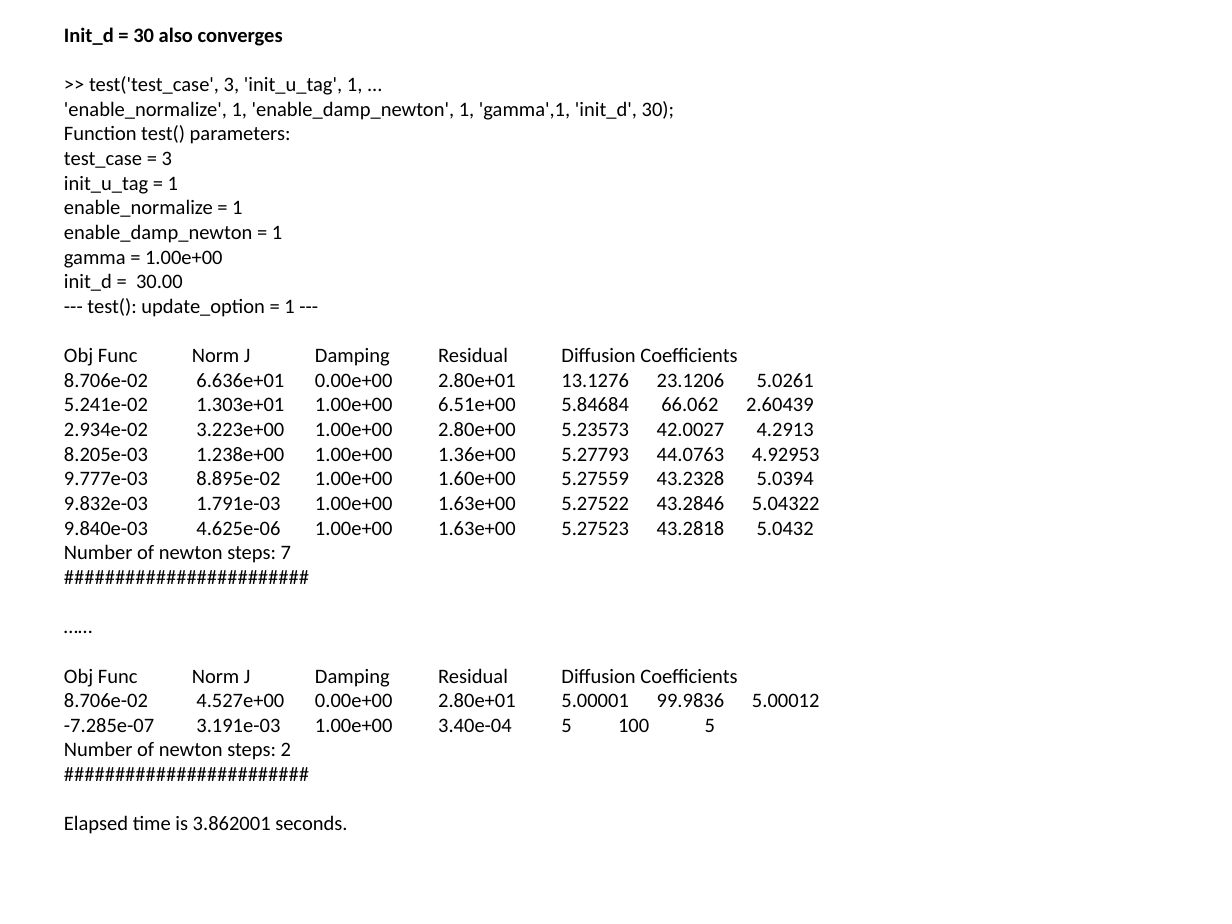
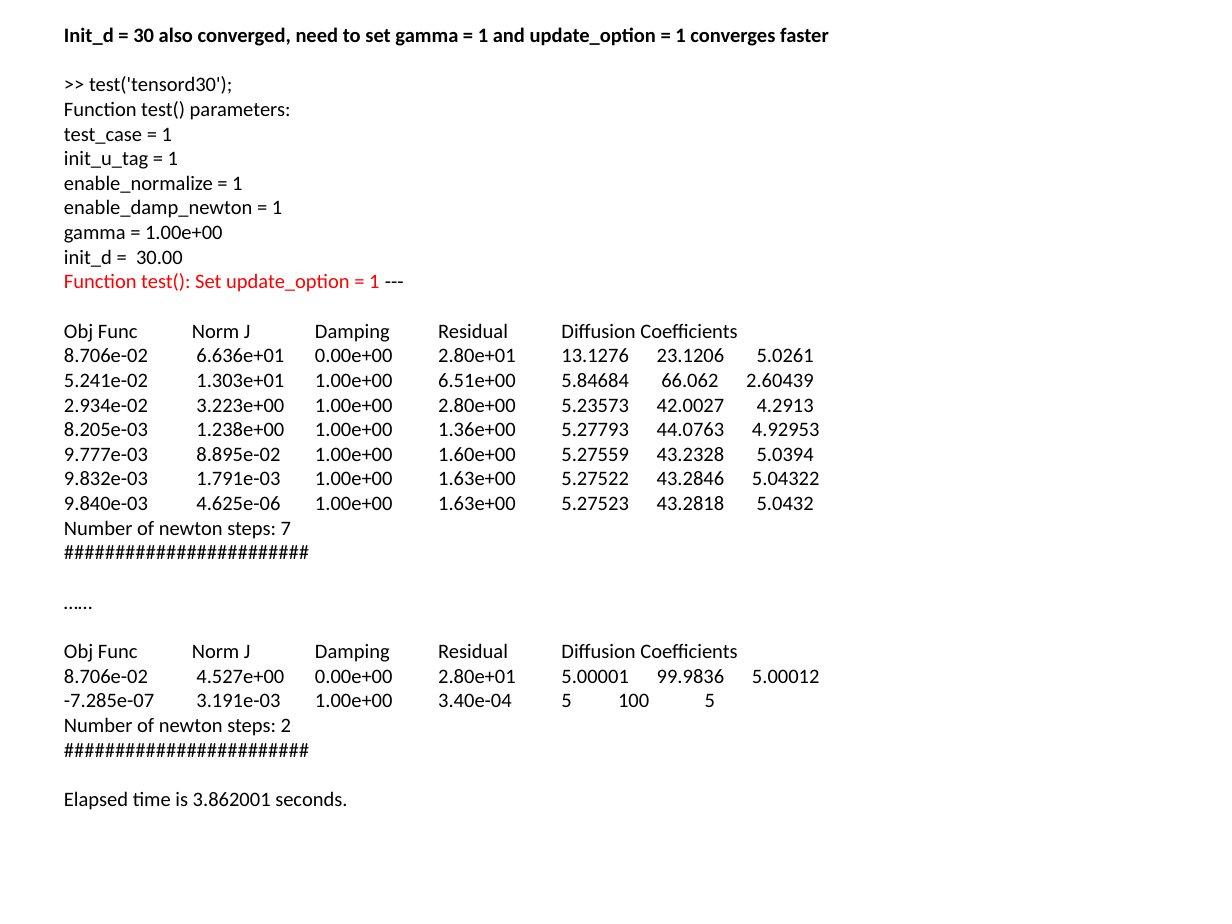
Before and after one commit to lu6007/opt-pde, a slide deck: slide 6 of doc/result_0404_2019.pptx. Drawn at 1232x924 pixels with LibreOffice and Linux fonts; fonts in the diff are those of the drawing. Boxes give left, top, right and bottom in pixels: in the first picture for what was removed or moved away, otherwise in the second. Text is boxed around its words. In the diff, an @@ line names an element or a change of style, - is before the commit and + after.

```diff
--- a/doc/result_0404_2019.pptx
+++ b/doc/result_0404_2019.pptx
@@ text at (64,27,829,94): text changed; bold on @@
-Init_d = 30 also converges
->> test('test_case', 3, 'init_u_tag', 1, ...
-'enable_normalize', 1, 'enable_damp_newton', 1, 'gamma',1, 'init_d', 30);
+Init_d = 30 also converged, need to set gamma = 1 and update_option = 1 converges faster
+>> test('tensord30');
@@ text at (64,127,172,144): text changed @@
-test_case = 3
+test_case = 1
@@ text at (64,273,379,292): text changed; text colour #000000 to #FF0000 @@
---- test(): update_option = 1 ---
+Function test(): Set update_option = 1 ---
```
Also in this commit, not shown: 8 other slides changed, 1 slide added, 1 slide removed, 2 other files.
